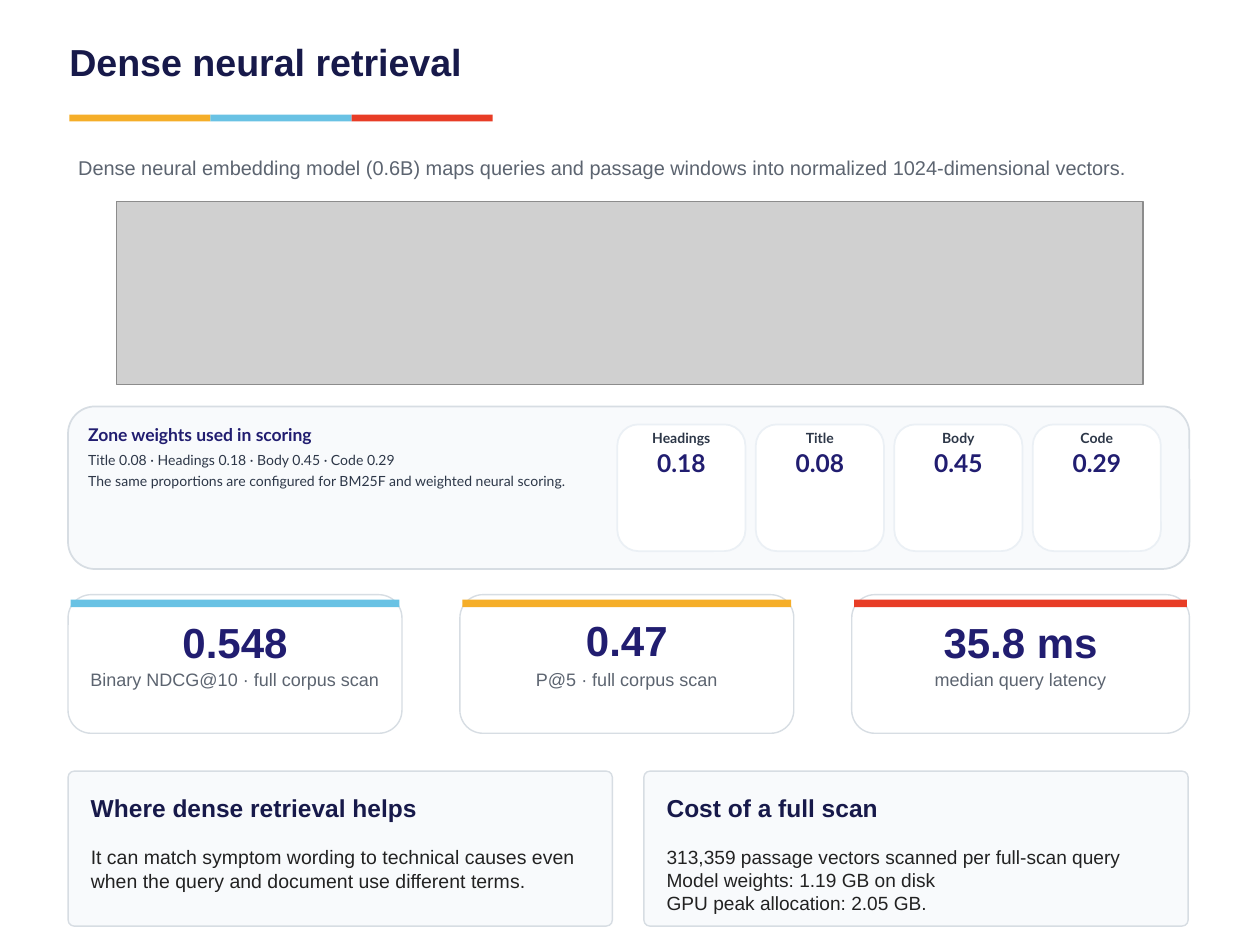
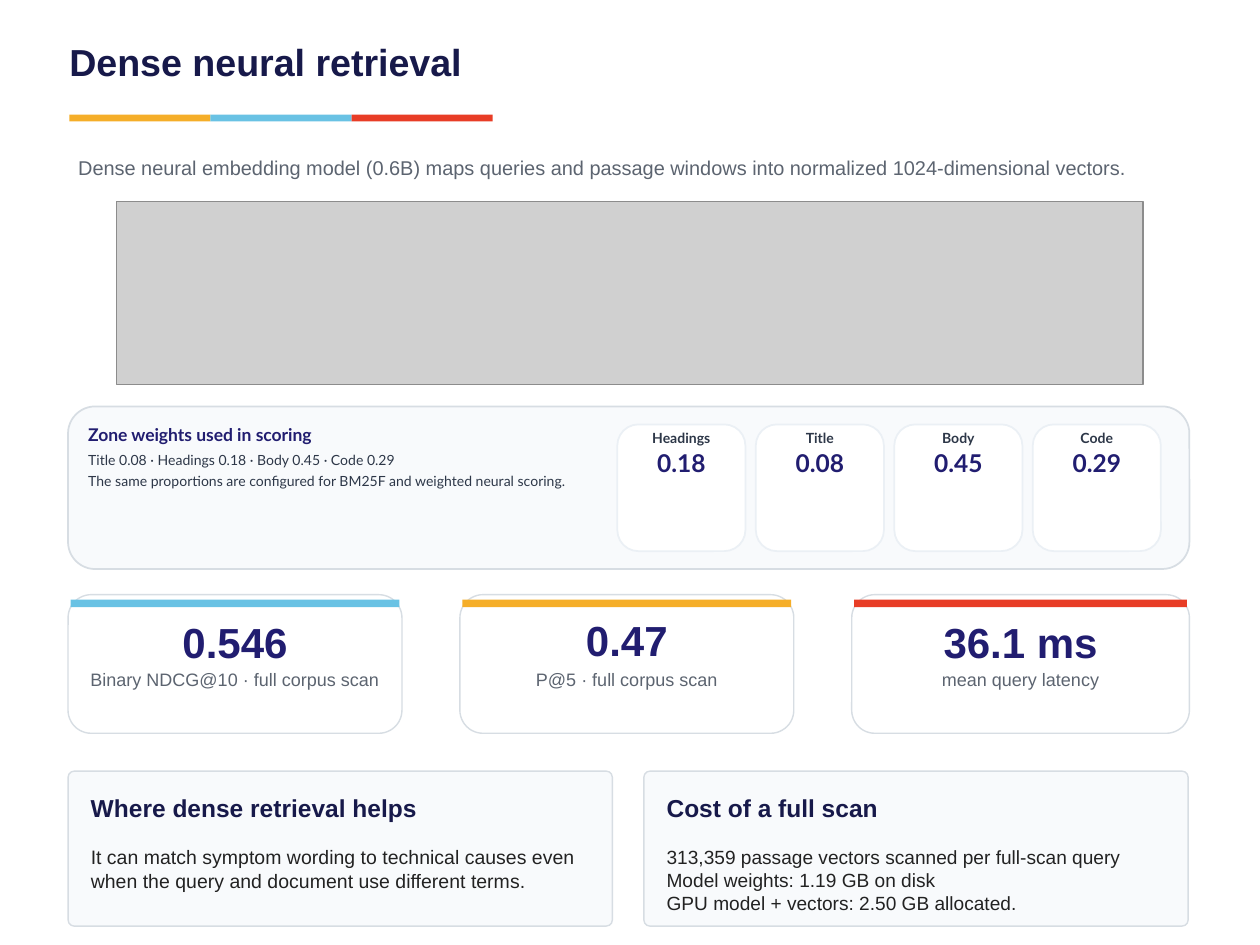
Before and after one commit to vishrutbhushan/ir-benchmark, a slide deck: slide 6 of presentation/Group7_BM25 vs Neural Retrieval on Technical Documents.pptx. Drawn at 1260x945 pixels with LibreOffice and Linux fonts; fonts in the diff are those of the drawing; grey boxes stand for pictures. Boxes give left, top, right and bottom in pixels: in the first picture for what was removed or moved away, otherwise in the second. Text is boxed around its words. In the diff, an @@ line names an element or a change of style, - is before the commit and + after.

Commit message:
Refresh presentation with verified strict benchmark results
Update metrics, mean backend latency, active judgment counts, cluster statistics and measured artifact sizes. Preserve the existing slide layout and architecture artwork while correcting stale labels. Synchronize the presentation judgment CSV with the 488-pair active pool.

```diff
--- a/presentation/Group7_BM25 vs Neural Retrieval on Technical Documents.pptx
+++ b/presentation/Group7_BM25 vs Neural Retrieval on Technical Documents.pptx
@@ text at [182,628,287,659]: text changed @@
-0.548
+0.546
@@ text at [944,628,1098,659]: text changed @@
-35.8 ms
+36.1 ms
@@ text at [942,673,1099,690]: text changed @@
-median query latency
+mean query latency
@@ text at [667,850,1120,910]: text changed @@
-313,359 passage vectors scanned per full-scan query
-Model weights: 1.19 GB on disk
-GPU peak allocation: 2.05 GB.
+313,359 passage vectors scanned per full-scan query
+Model weights: 1.19 GB on disk
+GPU model + vectors: 2.50 GB allocated.
```
Also in this commit, not shown: 14 other slides changed, 1 other file.
